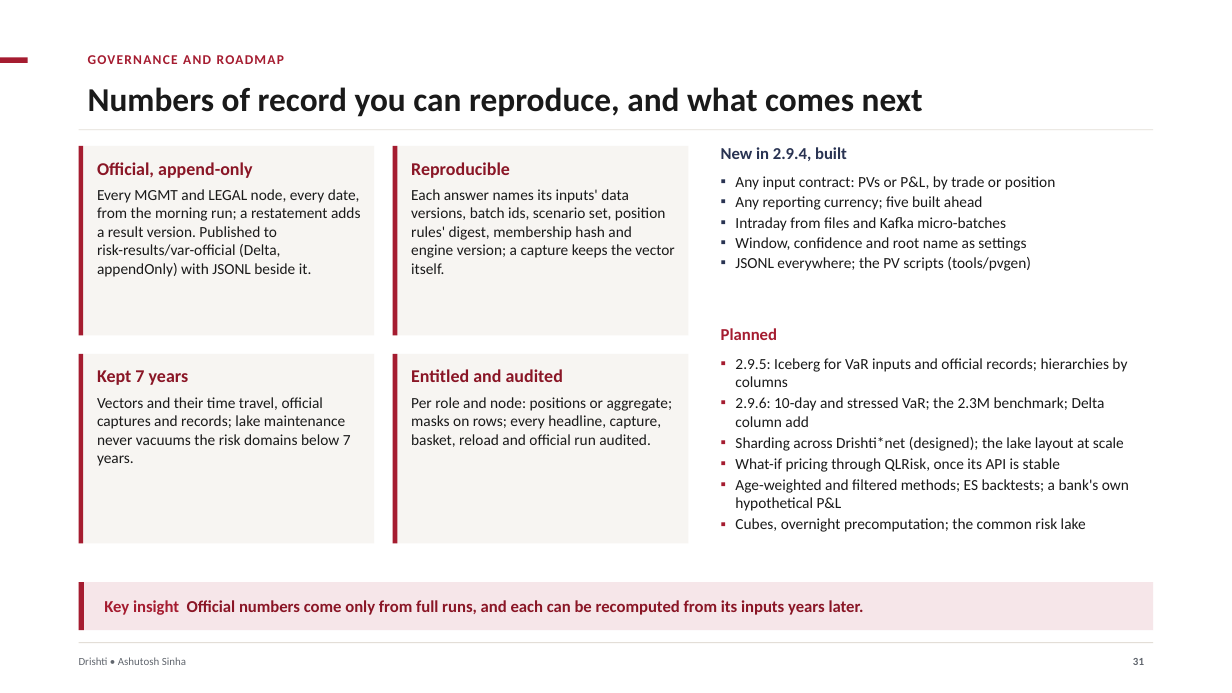
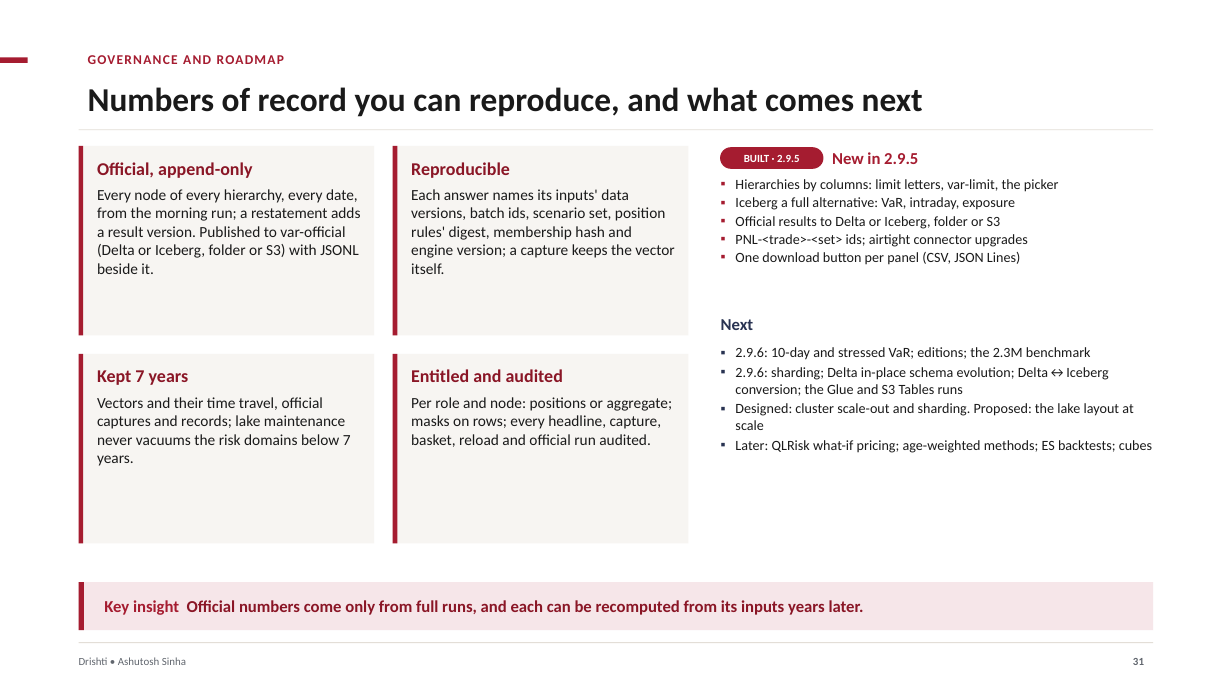
Before and after one commit to ajsinha/drishti, a slide deck: slide 31 of docs/publications/Drishti-VaR-Engine.pptx. Drawn at 1232x693 pixels with LibreOffice and Linux fonts; fonts in the diff are those of the drawing. Boxes give left, top, right and bottom in pixels: in the first picture for what was removed or moved away, otherwise in the second. Text is boxed around its words. In the diff, an @@ line names an element or a change of style, - is before the commit and + after.

Commit message:
Decks for 2.9.5: VaR (34), AWS + Iceberg (78), Design and Evidence (74), AWS + Delta Lake (105): hierarchies and limit letters, Iceberg for VaR and exposure, official results to Delta or Iceberg on S3, airtight connector upgrades and the Delta = Iceberg evidence as built; the 2.9.6 roadmap

```diff
--- a/docs/publications/Drishti-VaR-Engine.pptx
+++ b/docs/publications/Drishti-VaR-Engine.pptx
@@ rounded rectangle added at [721,148,823,168], fill #A51C30, outline #A51C30 1 pt, 8.5 pt, text #FFFFFF, bold @@
+BUILT · 2.9.5
@@ text "New in 2.9.5" at [832,152,918,164]: vertical alignment top to middle @@
@@ text at [735,179,1059,265]: text changed; size 12 to 11 pt @@
-▪ Any input contract: PVs or P&L, by trade or position
-▪ Any reporting currency; five built ahead
-▪ Intraday from files and Kafka micro-batches
-▪ Window, confidence and root name as settings
-▪ JSONL everywhere; the PV scripts (tools/pvgen)
+▪ Hierarchies by columns: limit letters, var-limit, the picker
+▪ Iceberg a full alternative: VaR, intraday, exposure
+▪ Official results to Delta or Iceberg, folder or S3
+▪ PNL-<trade>-<set> ids; airtight connector upgrades
+▪ One download button per panel (CSV, JSON Lines)
@@ text at [832,152,918,164]: text changed; text colour #293352 to #A51C30 @@
-New in 2.9.4, built
+New in 2.9.5
@@ text at [97,189,361,274]: text changed @@
-Every MGMT and LEGAL node, every date, from the morning run; a restatement adds a result version. Published to risk-results/var-official (Delta, appendOnly) with JSONL beside it.
+Every node of every hierarchy, every date, from the morning run; a restatement adds a result version. Published to var-official (Delta or Iceberg, folder or S3) with JSONL beside it.
@@ text removed at [721,328,777,340] @@
-Planned
@@ text added at [721,319,753,330], 13 pt, text #293352, bold @@
+Next
@@ text at [735,347,1152,453]: text changed; size 12 to 11 pt @@
-▪ 2.9.5: Iceberg for VaR inputs and official records; hierarchies by columns
-▪ 2.9.6: 10-day and stressed VaR; the 2.3M benchmark; Delta column add
-▪ Sharding across Drishti*net (designed); the lake layout at scale
-▪ What-if pricing through QLRisk, once its API is stable
-▪ Age-weighted and filtered methods; ES backtests; a bank's own hypothetical P&L
-▪ Cubes, overnight precomputation; the common risk lake
+▪ 2.9.6: 10-day and stressed VaR; editions; the 2.3M benchmark
+▪ 2.9.6: sharding; Delta in-place schema evolution; Delta↔Iceberg conversion; the Glue and S3 Tables runs
+▪ Designed: cluster scale-out and sharding. Proposed: the lake layout at scale
+▪ Later: QLRisk what-if pricing; age-weighted methods; ES backtests; cubes
```
Also in this commit, not shown: 17 other slides changed, 7 other files.
